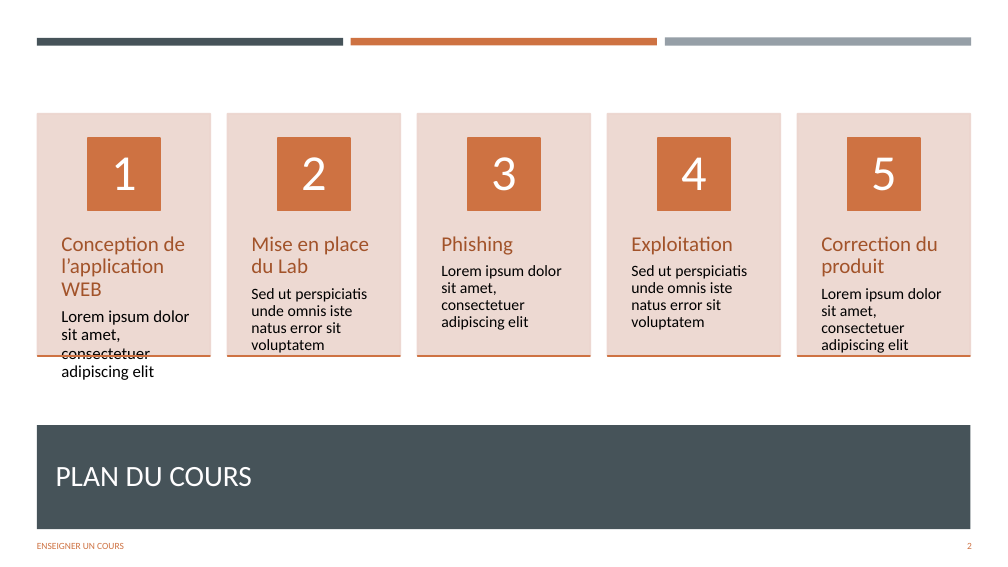
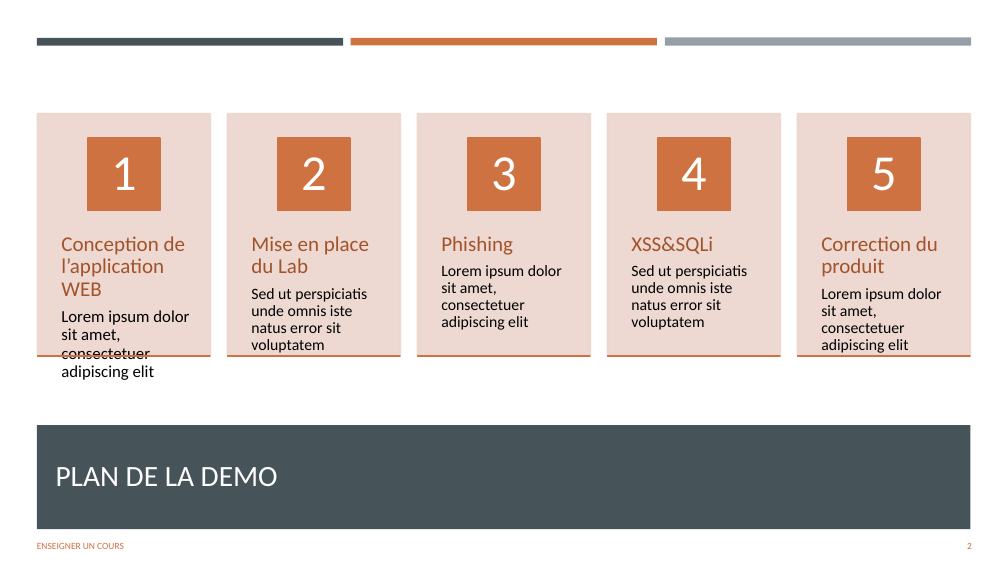
Before and after one commit to whersmyelephant/XSS-SQLi, a slide deck: slide 2 of Démonstration XSS & SQLi.pptx. Drawn at 1008x567 pixels with LibreOffice and Linux fonts; fonts in the diff are those of the drawing. Boxes give left, top, right and bottom in pixels: in the first picture for what was removed or moved away, otherwise in the second. Text is boxed around its words. In the diff, an @@ line names an element or a change of style, - is before the commit and + after.

Commit message:
demo

```diff
--- a/Démonstration XSS & SQLi.pptx
+++ b/Démonstration XSS & SQLi.pptx
@@ text at box(631, 236, 713, 254): text changed @@
-Exploitation
+XSS&SQLi
@@ title at box(56, 467, 278, 486): text changed @@
-PLAN DU COURS
+PLAN DE LA DEMO
```
Also in this commit, not shown: 1 other slide changed, 8 other files.
